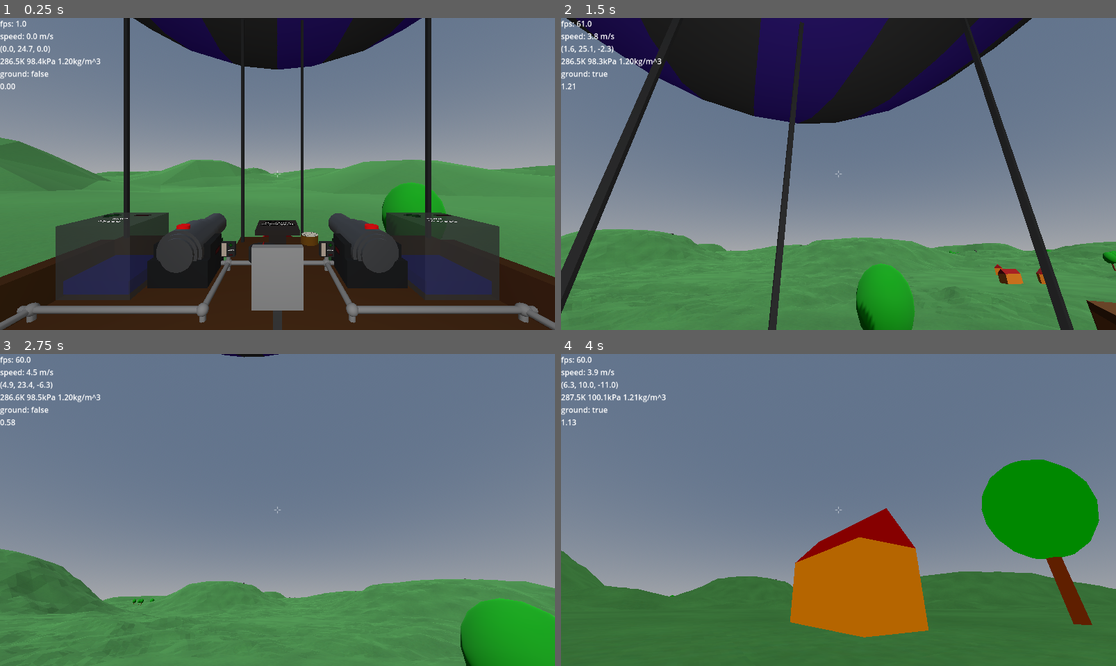
Above: before the commit, frames 1-4 (two rows, left to right).
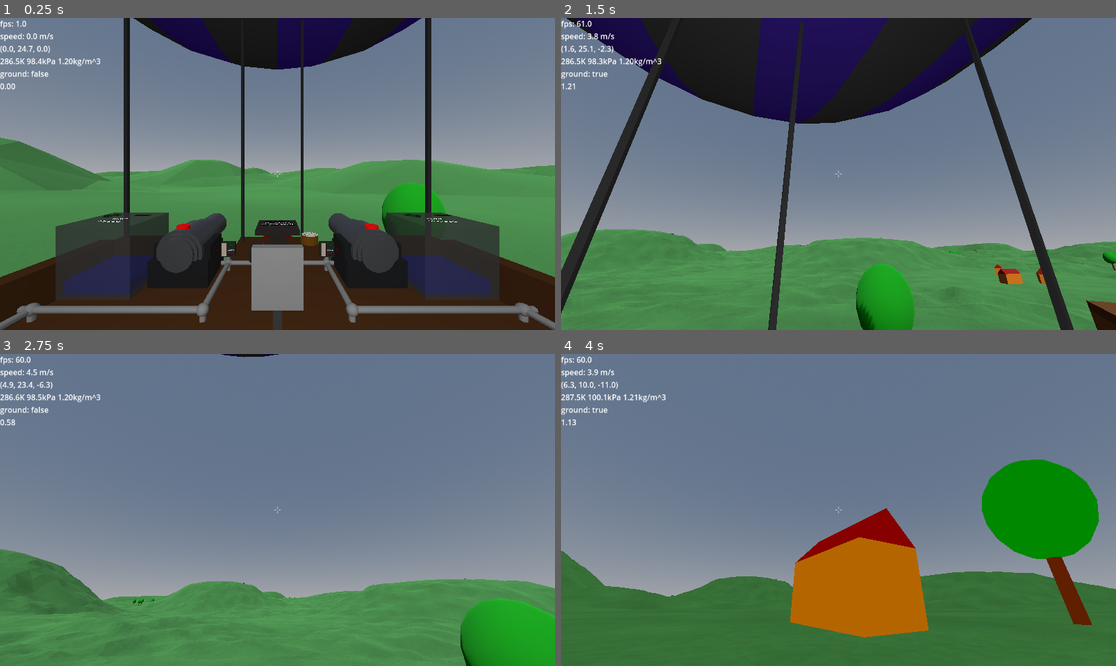
Above: after the commit, the same moments.

Repository: jmdejong/airships
Game: Godot game, scene res://scenes/world.tscn
The game is run twice, just before and just after one commit, with the same random seed, the same clock (stepped at 60 frames per second) and the same inputs.
Inputs (mouse positions are in pixels of both pictures, inside the frame that each line leads up to):
- Up to frame 1 (0.25 s): no input
- Up to frame 2 (1.5 s): move the mouse to (810, 236) at 0.52 s; hold W (forwards) from 0.53 s (still down); click (810, 236) at 0.6 s; move the mouse to (877, 177) at 1.27 s; tap Mouse wheel down (rotate_left) at 1.35 s
- Up to frame 3 (2.75 s): keep holding W (forwards); move the mouse to (233, 506) at 2.02 s; tap Mouse wheel up (rotate_right) at 2.1 s
- Up to frame 4 (4 s): move the mouse to (844, 510) at 2.77 s; release W (forwards) at 2.78 s; hold A (left) 2.78-3.53 s; tap Shift (sprint) at 2.85 s; click (844, 510) at 2.92 s; move the mouse to (816, 503) at 3.52 s; hold W (forwards) from 3.53 s (still down); tap P (switch_render) at 3.6 s

The runs differ from the first frame. In frame 1, less than 0.1% of the frame differs, in the area x 1-88%, y 38-56%; in frame 2, less than 0.1%; in frame 3, less than 0.1%, in the area x 1-100%, y 62-92%; in frame 4, less than 0.1%.

Commit message:
refactored mapgen

Diff:
--- a/code/ground_face.gd
+++ b/code/ground_face.gd
@@ -10,6 +10,8 @@
 var face_id: Vector3i = Vector3i(0, 0, 0)
 var detail_border: Dictionary[Vector2i, bool] = {}
 var borders: Dictionary[Vector2i, MeshInstance3D] = {}
+var detail_border_meshes: Dictionary[Vector2i, Mesh] = {}
+var no_detail_border_meshes: Dictionary[Vector2i, Mesh] = {}
 var _active = true
 var step_size: float
 var tile_buffers: TileBuffers
@@ -69,7 +71,7 @@
 
 func initialize_nodes() -> void:
 	#remove_child(subfaces)
-	initialize_buffers()
+	tile_buffers = height_source.buffers_at(area, config.segments)
 	%Mesh.mesh = build_mesh()
 	borders = {
 		Vector2i(1, 0): $"Self/Border_X+",
@@ -77,13 +79,13 @@
 		Vector2i(-1, 0): $"Self/Border_X-",
 		Vector2i(0, -1): $"Self/Border_Y-"
 	}
+	for border: Vector2i in borders:
+		detail_border_meshes[border] = build_border(border, true)
+		no_detail_border_meshes[border] = build_border(border, false)
 	%Water.position = Vector3(area.get_center().x, -0.35, area.get_center().y)
 	%Water.scale = Vector3(area.size.x, 1, area.size.y)
 	initialize_collisions()
 	initialize_structures()
-
-func initialize_buffers() -> void:
-	tile_buffers = TileBuffers.new(area, config.segments, height_source, config)
 
 func initialize_collisions() -> void:
 	%CollisionShape3D.position = Vector3(area.get_center().x, 0, area.get_center().y)
@@ -139,14 +141,17 @@
 	var neighbour_detailed: bool = neighbour != null and neighbour.is_active()
 	var self_detailed: bool = detail_border.get(direction, false)
 	if neighbour_detailed != self_detailed or borders[direction].mesh == null:
-		borders[direction].mesh = build_border(direction, neighbour_detailed)
+		if neighbour_detailed:
+			borders[direction].mesh = detail_border_meshes[direction]
+		else:
+			borders[direction].mesh = no_detail_border_meshes[direction]
 		detail_border[direction] = neighbour_detailed
 
 func update_camera(pos: Vector3, tasks_per_tick: Counter) -> void:
 	var nearest_to_cam: Vector3 = pos.clamp(aabb.position, aabb.end)
 	var distance: float = pos.distance_to(nearest_to_cam)
 	var my_size: float = area.size.length()
-	if self_active and distance < my_size and level > 0 and tasks_per_tick.value > 0:
+	if self_active and distance < my_size and level > 0 and tasks_per_tick.value > 0 and height_source.prepare_area(area, config.segments * 2):
 		tasks_per_tick.value -= 1
 		self_active = false
 		subfaces_active = true
@@ -252,7 +257,7 @@
 		vertices.append_array([c0, c1, c2])
 		normals.append_array([n0, n0, n0])
 		colors.append_array([tile_buffers.color_modifier_at(t0), tile_buffers.color_modifier_at(t1), tile_buffers.color_modifier_at(t2)])
-		tex_uvs.append_array([Vector2(c0.x, c0.z) / config.texture_size, Vector2(c1.x, c1.z) / config.texture_size, Vector2(c2.x, c2.z) / config.texture_size])
+		tex_uvs.append_array([tile_buffers.uv_at(t0), tile_buffers.uv_at(t1), tile_buffers.uv_at(t2)])#Vector2(c0.x, c0.z) / config.texture_size, Vector2(c1.x, c1.z) / config.texture_size, Vector2(c2.x, c2.z) / config.texture_size])
 		#tex_uvs.append_array([tile_buffers.uv_at(t0), tile_buffers.uv_at(t1), tile_buffers.uv_at(t2)])
 		indices.append_array(PackedInt32Array([ind+0, ind+1, ind+2]))
 
@@ -273,52 +278,7 @@
 
 class Config extends RefCounted:
 	var segments: int
-	var texture_size: float = 8
 	var structure_node_level: int = 4
 	var structure_mesh_level: int = 5
 	func _init(segments: int) -> void:
 		self.segments = segments
-
-class TileBuffers extends RefCounted:
-	var area: Rect2
-	var heights := PackedFloat32Array()
-	var positions := PackedVector3Array()
-	var colors := PackedColorArray()
-	var tex_uvs := PackedVector2Array()
-	var segments: int
-	var size: Vector2i
-	var tile_to_pos: Transform2D
-	var pos_to_tile: Transform2D
-	func _init(area: Rect2, segments: int, height_source: HeightSource, config: Config) -> void:
-		self.area = area
-		self.segments = segments
-		tile_to_pos = Transform2D(0, area.size/segments, 0, area.position)
-		pos_to_tile = tile_to_pos.affine_inverse()
-		size = Vector2i(segments + 1, segments + 1)
-		var buffer_size: int = size.x * size.y
-		heights.resize(buffer_size)
-		positions.resize(buffer_size)
-		colors.resize(buffer_size)
-		tex_uvs.resize(buffer_size)
-		for y in size.y:
-			for x in size.x:
-				var ind: int = x + y*size.x
-				var tile: Vector2 = Vector2(x, y)
-				var pos: Vector2 = tile_to_pos * tile
-				var height: float = height_source.height_at(pos)
-				heights[ind] = height
-				positions[ind] = Vector3(pos.x, height, pos.y)
-				colors[ind] = height_source.color_modifier(pos)
-				tex_uvs[ind] = pos / config.texture_size
-
-	func height_at(pos: Vector2i) -> float:
-		return heights[pos.x + pos.y * size.x]
-
-	func pos_at(tile_pos: Vector2i) -> Vector3:
-		return positions[tile_pos.x + tile_pos.y * size.x]
-
-	func color_modifier_at(pos: Vector2i) -> Color:
-		return colors[pos.x + pos.y * size.x]
-
-	func uv_at(pos: Vector2i) -> Vector2:
-		return tex_uvs[pos.x + pos.y * size.x]
--- a/code/mapgen/height_source.gd
+++ b/code/mapgen/height_source.gd
@@ -4,6 +4,12 @@
 
 @abstract
 func height_at(pos: Vector2) -> float
+
+@abstract
+func buffers_at(area: Rect2, segments: int) -> TileBuffers
+
+func prepare_area(area: Rect2, segments: int) -> bool:
+	return true
 
 func pos_at(pos: Vector2) -> Vector3:
 	return Vector3(pos.x, height_at(pos), pos.y)
--- a/code/mapgen/hexs_height_source.gd
+++ b/code/mapgen/hexs_height_source.gd
@@ -43,6 +43,9 @@
 	color_noise.seed = hasher.with(44).randi()
 	color_noise.frequency = 0.05
 
+func buffers_at(area: Rect2, segments: int) -> TileBuffers:
+	return TileBuffers.from_height_source(area, segments, self, 8)
+
 func color_modifier(pos: Vector2) -> Color:
 	return (color_noise.get_noise_2dv(pos)+9)/10 * Color.WHITE
 
@@ -51,30 +54,29 @@
 	var vfloor := vf.floor()
 	var vfrac: Vector2 = vf - vfloor
 	var w: Vector3 = Vector3(0, 0, 0)
-	var va: Vector2i
-	var vb: Vector2i
-	var vc: Vector2i
+	var va: Vector2i = Vector2i(int(vfloor.x), int(vfloor.y))
+	var vb: Vector2i = Vector2i(int(vfloor.x), int(vfloor.y)+1)
+	var vc: Vector2i = Vector2i(int(vfloor.x)+1, int(vfloor.y))
 	if vfrac.x + vfrac.y <= 1.0:
-		va = Vector2i(int(vfloor.x), int(vfloor.y))
 		w.x = 1-vfrac.x-vfrac.y
-		vb = Vector2i(int(vfloor.x), int(vfloor.y)+1)
 		w.y = vfrac.y
-		vc = Vector2i(int(vfloor.x)+1, int(vfloor.y))
 		w.z = vfrac.x
 	else:
-		va = Vector2i(int(vfloor.x)+1, int(vfloor.y)+1)
+		va += Vector2i.ONE
 		w.x = vfrac.x + vfrac.y - 1
-		vb = Vector2i(int(vfloor.x), int(vfloor.y)+1)
 		w.y = 1-vfrac.x
-		vc = Vector2i(int(vfloor.x)+1, int(vfloor.y))
 		w.z = 1-vfrac.y
 	var area_a: Area = get_area(va)
 	var area_b: Area = get_area(vb)
 	var area_c: Area = get_area(vc)
+	return snappedf(_combine_areas(area_a, area_b, area_c, w, pos), 0.25)
+
+func _combine_areas(area_a: Area, area_b: Area, area_c: Area, w: Vector3, pos: Vector2) -> float:
 	var center_influences: Vector3 = influences(w, 0.8)
 	w = influences(w, center_influences.x * area_a.center_size() + center_influences.y * area_b.center_size() + center_influences.z * area_c.center_size())
 	var n: float = clamp((1-max(w.x, w.y, w.z))*5, 0, 1)
-	return snappedf(float(area_a.height) * w.x + float(area_b.height) * w.y + float(area_c.height) * w.z + noise.get_noise_2d(pos.x, pos.y) * n * 5.0, 0.5)
+	return float(area_a.height) * w.x + float(area_b.height) * w.y + float(area_c.height) * w.z  + noise.get_noise_2d(pos.x, pos.y) * n * 5.0
+
 
 func influences(w: Vector3, center_size: float) -> Vector3:
 	w -= Vector3.ONE*center_size/3
--- a/code/mapgen/noise_height_source.gd
+++ b/code/mapgen/noise_height_source.gd
@@ -14,5 +14,8 @@
 func extremes(_area: Rect2) -> Vector2:
 	return Vector2(-h, h)
 
-func structures(area: Rect2) -> Structure.Buffer:
+func structures(_area: Rect2) -> Structure.Buffer:
 	return Structure.Buffer.new()
+
+func buffers_at(area: Rect2, segments: int) -> TileBuffers:
+	return TileBuffers.from_height_source(area, segments, self, 8)
--- /dev/null
+++ b/code/tile_bufffers.gd
@@ -0,0 +1,49 @@
+class_name TileBuffers
+extends RefCounted
+var area: Rect2
+var heights := PackedFloat32Array()
+var positions := PackedVector3Array()
+var colors := PackedColorArray()
+var tex_uvs := PackedVector2Array()
+var segments: int
+var size: Vector2i
+var tile_to_pos: Transform2D
+var pos_to_tile: Transform2D
+func _init(area: Rect2, segments: int) -> void:
+	self.area = area
+	self.segments = segments
+	tile_to_pos = Transform2D(0, area.size/segments, 0, area.position)
+	pos_to_tile = tile_to_pos.affine_inverse()
+	size = Vector2i(segments + 1, segments + 1)
+	var buffer_size: int = size.x * size.y
+	heights.resize(buffer_size)
+	positions.resize(buffer_size)
+	colors.resize(buffer_size)
+	tex_uvs.resize(buffer_size)
+
+static func from_height_source(area: Rect2, segments: int, height_source: HeightSource, texture_size: float) -> TileBuffers:
+	var buf: TileBuffers = TileBuffers.new(area, segments)
+	var size: Vector2i = buf.size
+	for y in size.y:
+		for x in size.x:
+			var ind: int = x + y*size.x
+			var tile: Vector2 = Vector2(x, y)
+			var pos: Vector2 = buf.tile_to_pos * tile
+			var height: float = height_source.height_at(pos)
+			buf.heights[ind] = height
+			buf.positions[ind] = Vector3(pos.x, height, pos.y)
+			buf.colors[ind] = height_source.color_modifier(pos)
+			buf.tex_uvs[ind] = pos / texture_size
+	return buf
+
+func height_at(pos: Vector2i) -> float:
+	return heights[pos.x + pos.y * size.x]
+
+func pos_at(tile_pos: Vector2i) -> Vector3:
+	return positions[tile_pos.x + tile_pos.y * size.x]
+
+func color_modifier_at(pos: Vector2i) -> Color:
+	return colors[pos.x + pos.y * size.x]
+
+func uv_at(pos: Vector2i) -> Vector2:
+	return tex_uvs[pos.x + pos.y * size.x]
--- a/scenes/ships/scout.tscn
+++ b/scenes/ships/scout.tscn
@@ -194,10 +194,10 @@
 transform = Transform3D(1, 0, 0, 0, 1, 0, 0, 0, 1, -1.25, 0.5, 0.25)
 length = 0.5
 mass_ = 0.7853981633974484
-volume = 0.003926990816987242
+volume = 0.00392699081698724
 
 [node name="WireStraight2" parent="Components/Wiring" index="8" instance=ExtResource("15_p56v3")]
 transform = Transform3D(1, 0, 0, 0, 1, 0, 0, 0, 1, -1.25, 0.5, -0.5)
 length = 0.5
 mass_ = 0.7853981633974484
-volume = 0.003926990816987242
+volume = 0.00392699081698724
Not shown, added: code/tile_bufffers.gd.uid
